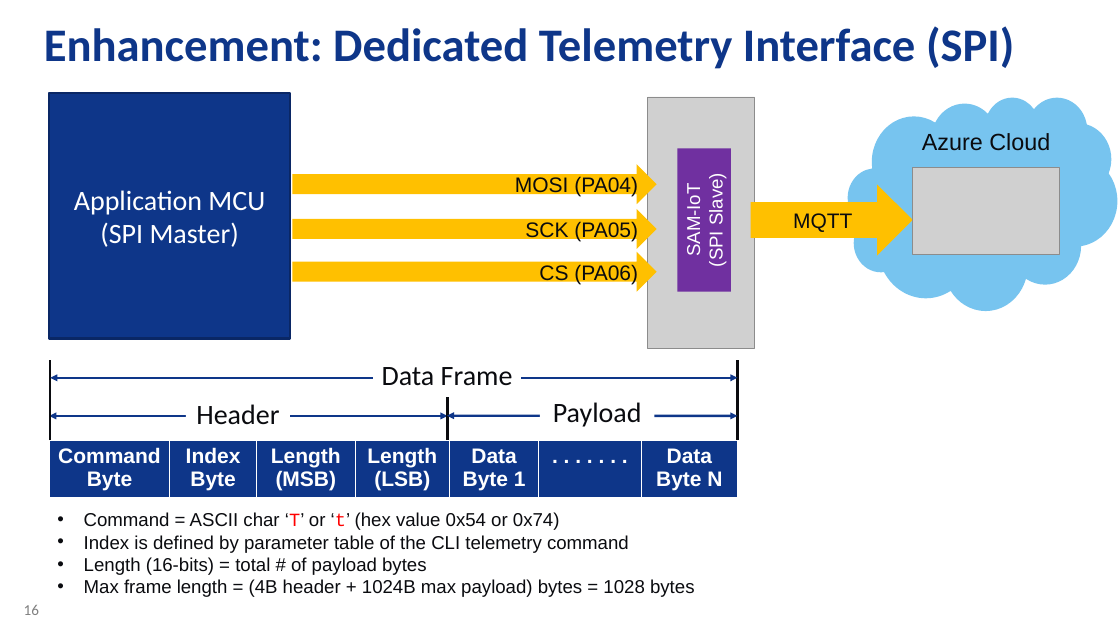
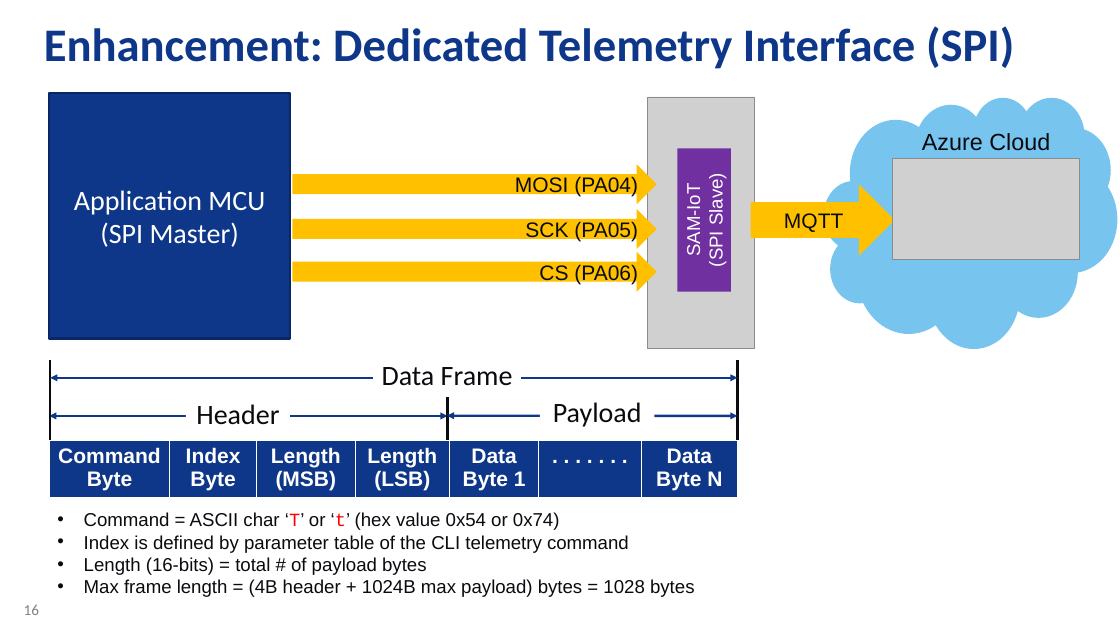
Before and after one commit to danewalton/Microchip-SAM-IoT-Wx, a slide deck: slide 16 of AO-Smith-MSFT-MCHP-r6.pptx. Drawn at 1120x630 pixels with LibreOffice and Linux fonts; fonts in the diff are those of the drawing; grey boxes stand for pictures; background and template pictures are left out. Boxes give left, top, right and bottom in pixels: in the first picture for what was removed or moved away, otherwise in the second. Text is boxed around its words. In the diff, an @@ line names an element or a change of style, - is before the commit and + after.

Commit message:
Update spec

```diff
--- a/AO-Smith-MSFT-MCHP-r6.pptx
+++ b/AO-Smith-MSFT-MCHP-r6.pptx
@@ cloud: place and size @@
-cloud at (848, 97, 1117, 310)
+cloud at (823, 97, 1117, 348)
@@ picture: place and size @@
-picture at (912, 167, 1060, 255)
+picture at (893, 159, 1080, 259)
@@ right arrow "MQTT": place and size @@
-right arrow "MQTT" at (751, 184, 913, 255)
+right arrow "MQTT" at (751, 184, 895, 255)
```
